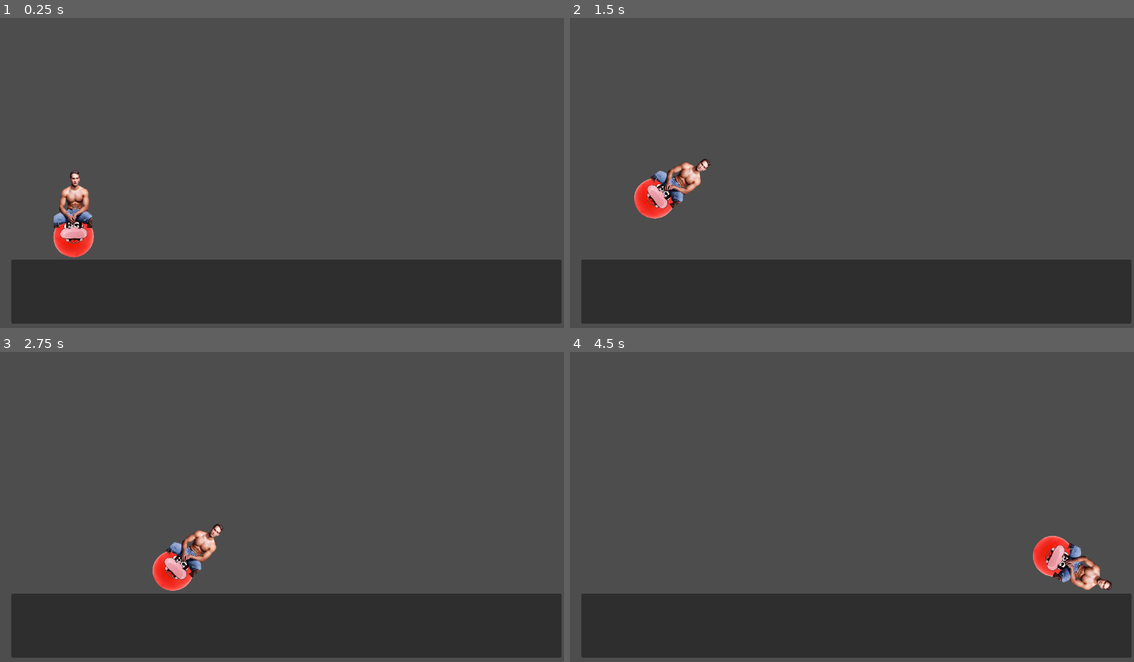
Above: before the commit, frames 1-4 (two rows, left to right).
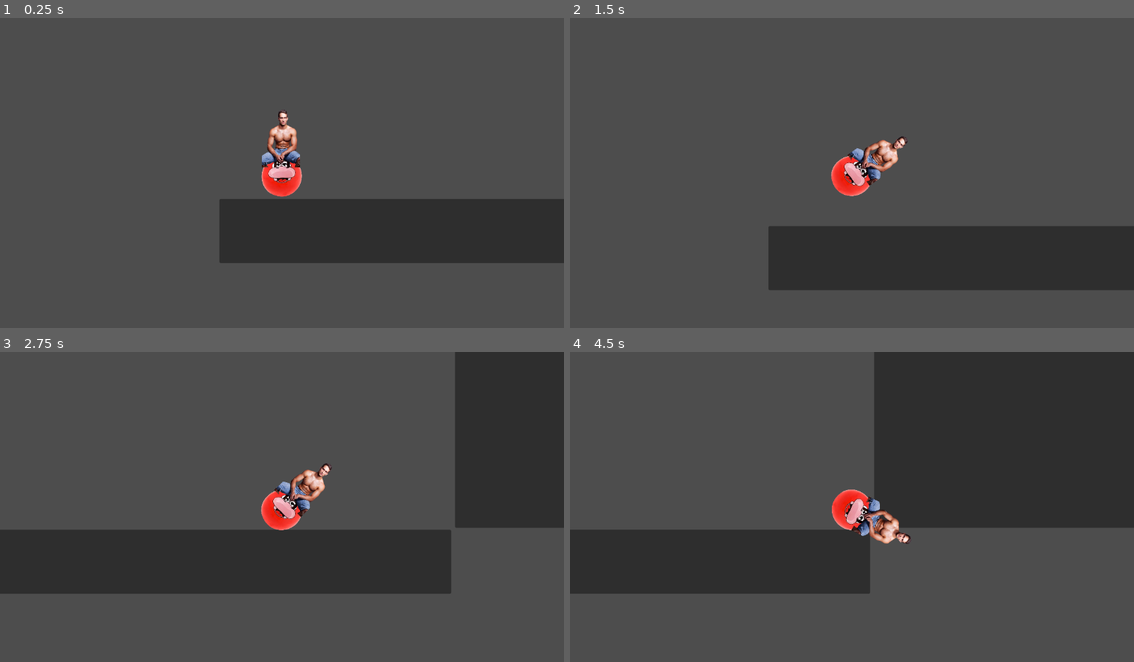
Above: after the commit, the same moments.

Repository: VGDCatumn/VGDC_FALL_26
Game: Godot game, scene res://Levels/testing.tscn
Same seed, same stepped clock (60 frames per second), same inputs: the game is played once before the commit and once after it. The project has no main scene, so this scene is started directly.
Inputs:
- Up to frame 1 (0.25 s): no input
- Up to frame 2 (1.5 s): hold Right (ui_right) from 0.53 s (still down)
- Up to frame 3 (2.75 s): release Right (ui_right) at 2.03 s; hold Left (ui_left) from 2.03 s (still down)
- Up to frame 4 (4.5 s): release Left (ui_left) at 2.78 s; hold Right (ui_right) 2.78-4.28 s; hold Left (ui_left) from 4.28 s (still down)

The runs differ from the first frame. In frame 1, 34% of the frame differs, in the area x 2-100%, y 29-99%; in frame 2, 23%; in frame 3, 49%; in frame 4, 60%, in the area x 0-100%, y 0-99%.

Commit message:
New movement based on trigonometry
Yay I finally used trig outside of class

Diff:
--- a/Godot/Levels/testing.tscn
+++ b/Godot/Levels/testing.tscn
@@ -6,6 +6,9 @@
 
 [sub_resource type="RectangleShape2D" id="RectangleShape2D_enxv6"]
 size = Vector2(1120.5, 124)
+
+[sub_resource type="RectangleShape2D" id="RectangleShape2D_6fp6m"]
+size = Vector2(915.25, 503)
 
 [sub_resource type="CircleShape2D" id="CircleShape2D_a7g5p"]
 radius = 40.112343
@@ -24,6 +27,17 @@
 offset_right = 1147.0
 offset_bottom = 626.0
 
+[node name="Panel" type="Panel" parent="StaticBody2D/Panel" unique_id=176787627]
+layout_mode = 0
+offset_left = 1132.0
+offset_top = -537.0
+offset_right = 2256.0
+offset_bottom = -4.0
+
+[node name="CollisionShape2D2" type="CollisionShape2D" parent="StaticBody2D" unique_id=1725224483]
+position = Vector2(1607.625, 216.5)
+shape = SubResource("RectangleShape2D_6fp6m")
+
 [node name="BallMan" type="CharacterBody2D" parent="." unique_id=4296076]
 position = Vector2(151, 433)
 script = ExtResource("1_k6mlf")
@@ -40,3 +54,5 @@
 position = Vector2(-1.999999, -77.875)
 scale = Vector2(0.18995097, 0.19648694)
 texture = ExtResource("3_6fp6m")
+
+[node name="Camera2D" type="Camera2D" parent="BallMan" unique_id=32884667]
--- a/Godot/ball_man.gd
+++ b/Godot/ball_man.gd
@@ -10,10 +10,12 @@
 	if not is_on_floor():
 		velocity += get_gravity() * delta
 	else:
-		velocity.y = -400
-		velocity.x += rotation * 100
 
-	# Handle jump.
+		velocity += Vector2(cos(deg_to_rad(90 - rotation_degrees)) * 200,
+		sin(deg_to_rad(90 - rotation_degrees)) * -400)
+		print(velocity.y)
+	# Handle jump
+
 	if Input.is_action_pressed("ui_right"):
 		rotate(1 * delta)
 	elif Input.is_action_pressed("ui_left"):
